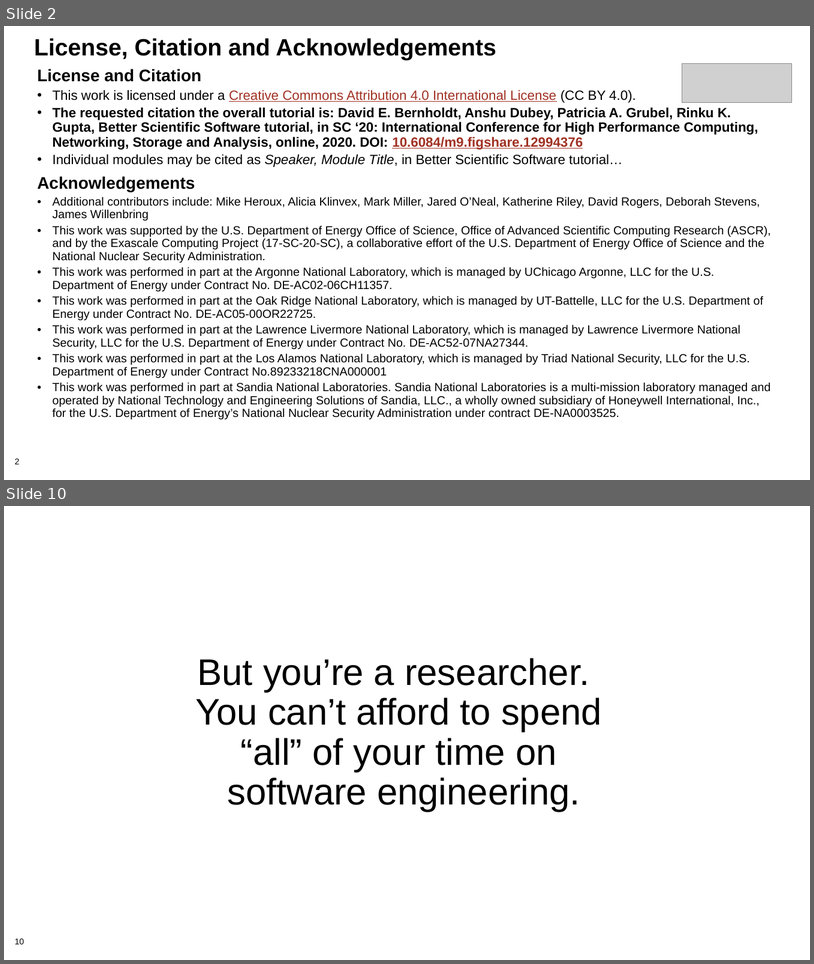
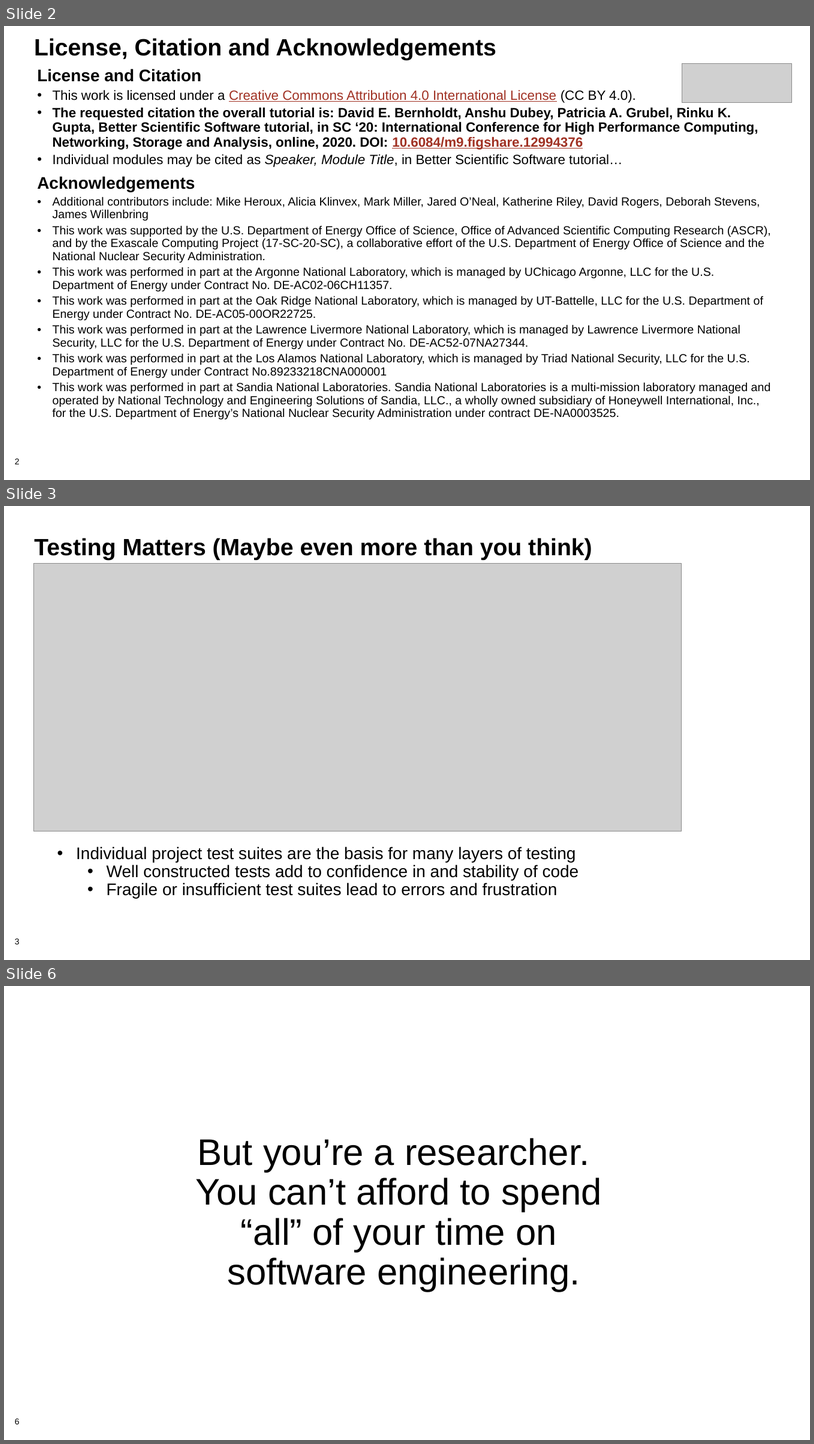
Before and after one commit to bssw-tutorial/presentations, a slide deck: final-presentations/2021-04-12-ecpam/05-summary.pptx. Shown one above the other, each under a label of ours: slides 2 and 10 before the commit, slides 2, 3 and 6 after it; the slides between them are not shown. The pictures are 814x964 and 814x1444 pixels, drawn with LibreOffice and Linux fonts; fonts in the diff are those of the drawing; grey boxes stand for pictures; background and template pictures are left out. Boxes give left, top, right and bottom in pixels: in the first picture for what was removed or moved away, otherwise in the second. Text is boxed around its words. In the diff, an @@ line names an element or a change of style, - is before the commit and + after.

```diff
--- a/final-presentations/2021-04-12-ecpam/05-summary.pptx
+++ b/final-presentations/2021-04-12-ecpam/05-summary.pptx
@@ slide 3 added at (4,506,810,960), background #FFFFFF; not listed: 1 template element that a slide beside it also shows @@
@@ title added at (34,538,593,560), 28 pt, text #000000, bold @@
+Testing Matters (Maybe even more than you think)
@@ picture added at (33,564,681,831) @@
@@ text added at (76,846,579,898), 20 pt, text #000000 @@
+• Individual project test suites are the basis for many layers of testing
+  • Well constructed tests add to confidence in and stability of code
+  • Fragile or insufficient test suites lead to errors and frustration
@@ what was slide 10 is now slide 6 @@
@@ page number at (15,1418,20,1424): text changed @@
-10
+6
```
Also in this commit, not shown: 4 slides changed, 5 slides removed.
